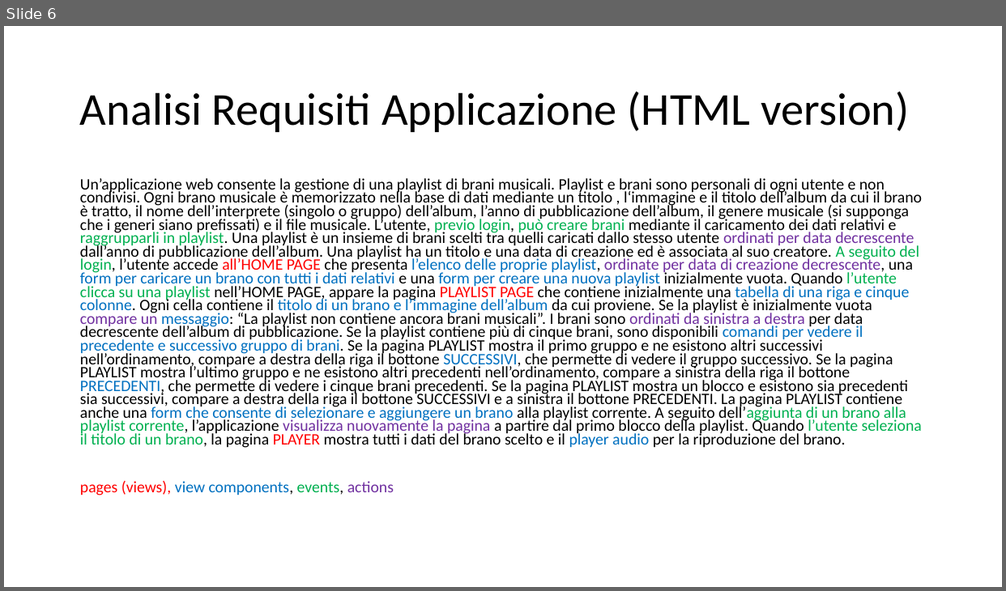
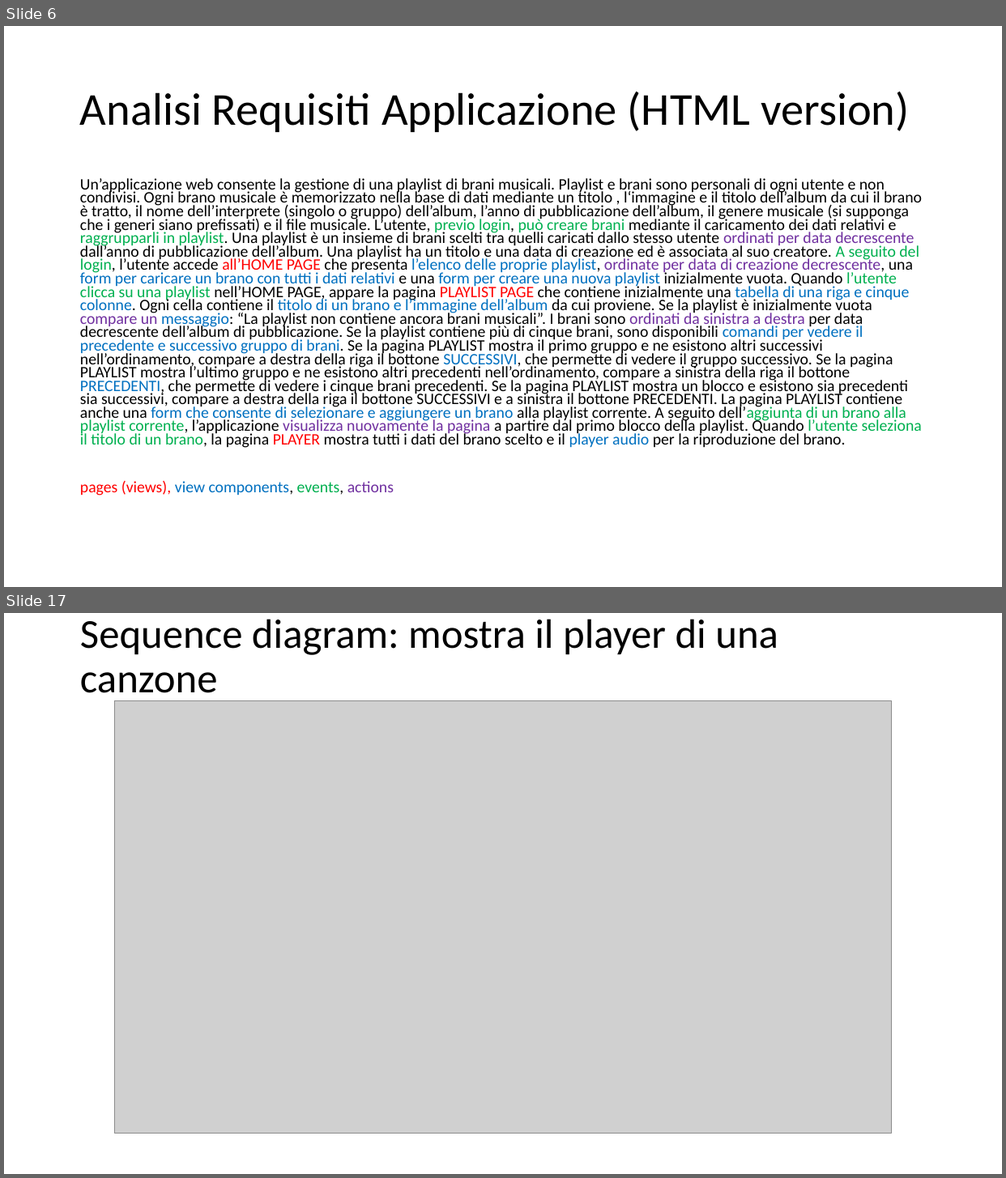
Before and after one commit to GenniImparato/PlaylistMaker, a slide deck: doc/documentation (RIA).pptx. Shown one above the other, each under a label of ours: slide 6 before the commit, slides 6 and 17 after it; the slides between them are not shown. The pictures are 1006x591 and 1006x1178 pixels, drawn with LibreOffice and Linux fonts; fonts in the diff are those of the drawing; grey boxes stand for pictures. Boxes give left, top, right and bottom in pixels: in the first picture for what was removed or moved away, otherwise in the second. Text is boxed around its words. In the diff, an @@ line names an element or a change of style, - is before the commit and + after.

```diff
--- a/doc/documentation (RIA).pptx
+++ b/doc/documentation (RIA).pptx
@@ slide 17 added at box(4, 613, 1002, 1174), background #FFFFFF @@
@@ title added at box(80, 619, 778, 702), 39.6 pt, text #000000 @@
+Sequence diagram: mostra il player di una canzone
@@ picture added at box(115, 701, 892, 1133) @@
```
Also in this commit, not shown: 6 slides changed, 8 other slides added, 28 other files.
